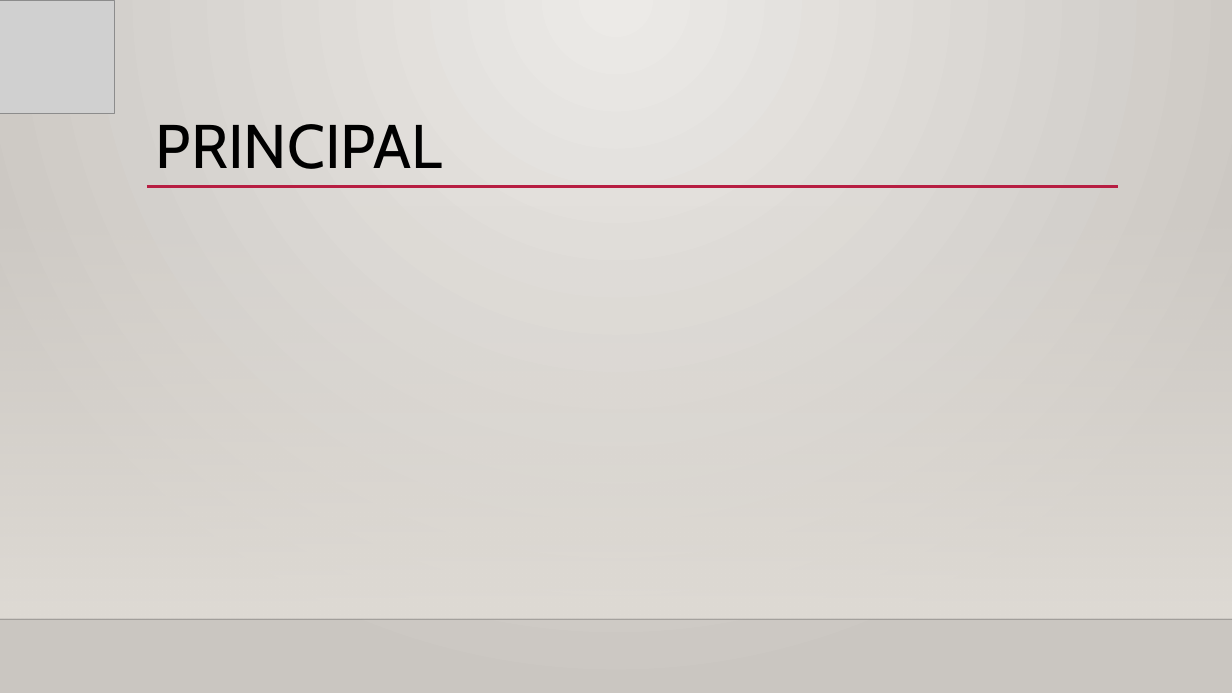
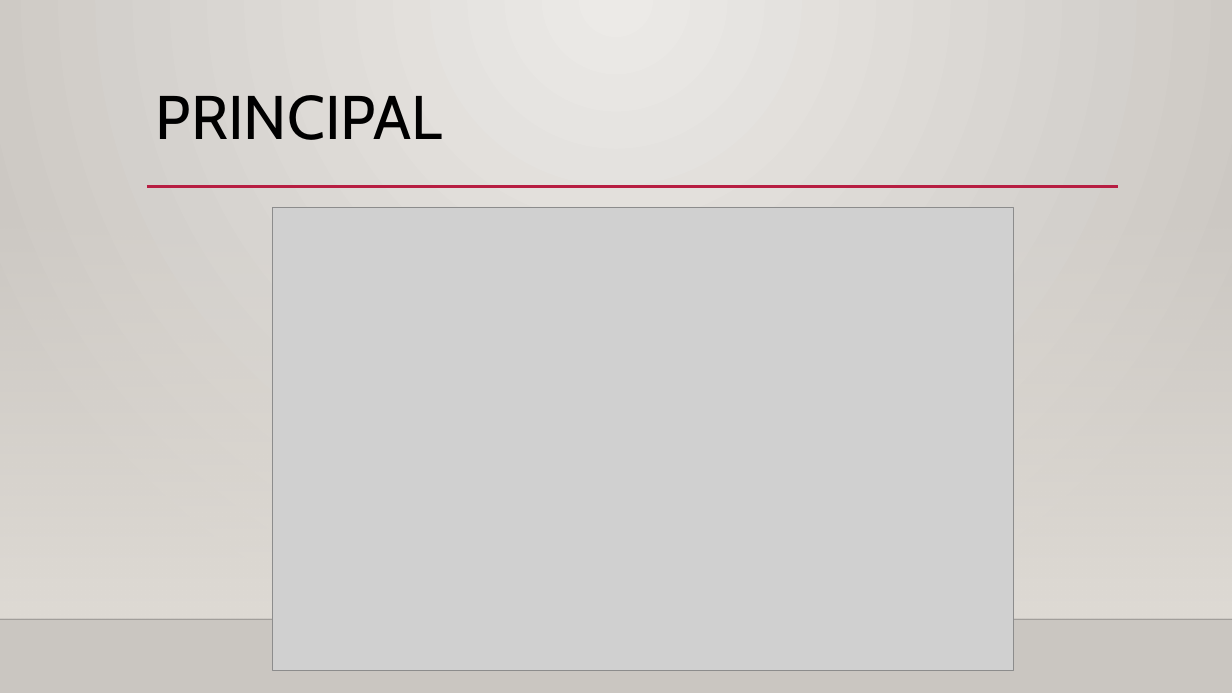
Before and after one commit to yoelkill/Proyecto_Moviles, a slide deck: slide 7 of Web/PROTOTIPO WEB.pptx. Drawn at 1232x693 pixels with LibreOffice and Linux fonts; fonts in the diff are those of the drawing; grey boxes stand for pictures; background and template pictures are left out. Boxes give left, top, right and bottom in pixels: in the first picture for what was removed or moved away, otherwise in the second. Text is boxed around its words. In the diff, an @@ line names an element or a change of style, - is before the commit and + after.

```diff
--- a/Web/PROTOTIPO WEB.pptx
+++ b/Web/PROTOTIPO WEB.pptx
@@ picture removed at <box>0,0,115,114</box> @@
@@ title "PRINCIPAL": place and size @@
-title "PRINCIPAL" at <box>156,124,443,169</box>
+title "PRINCIPAL" at <box>156,95,443,140</box>
@@ picture added at <box>273,208,1014,671</box> @@
```
Also in this commit, not shown: 1 other slide changed, 1 slide added, 6 other files.
